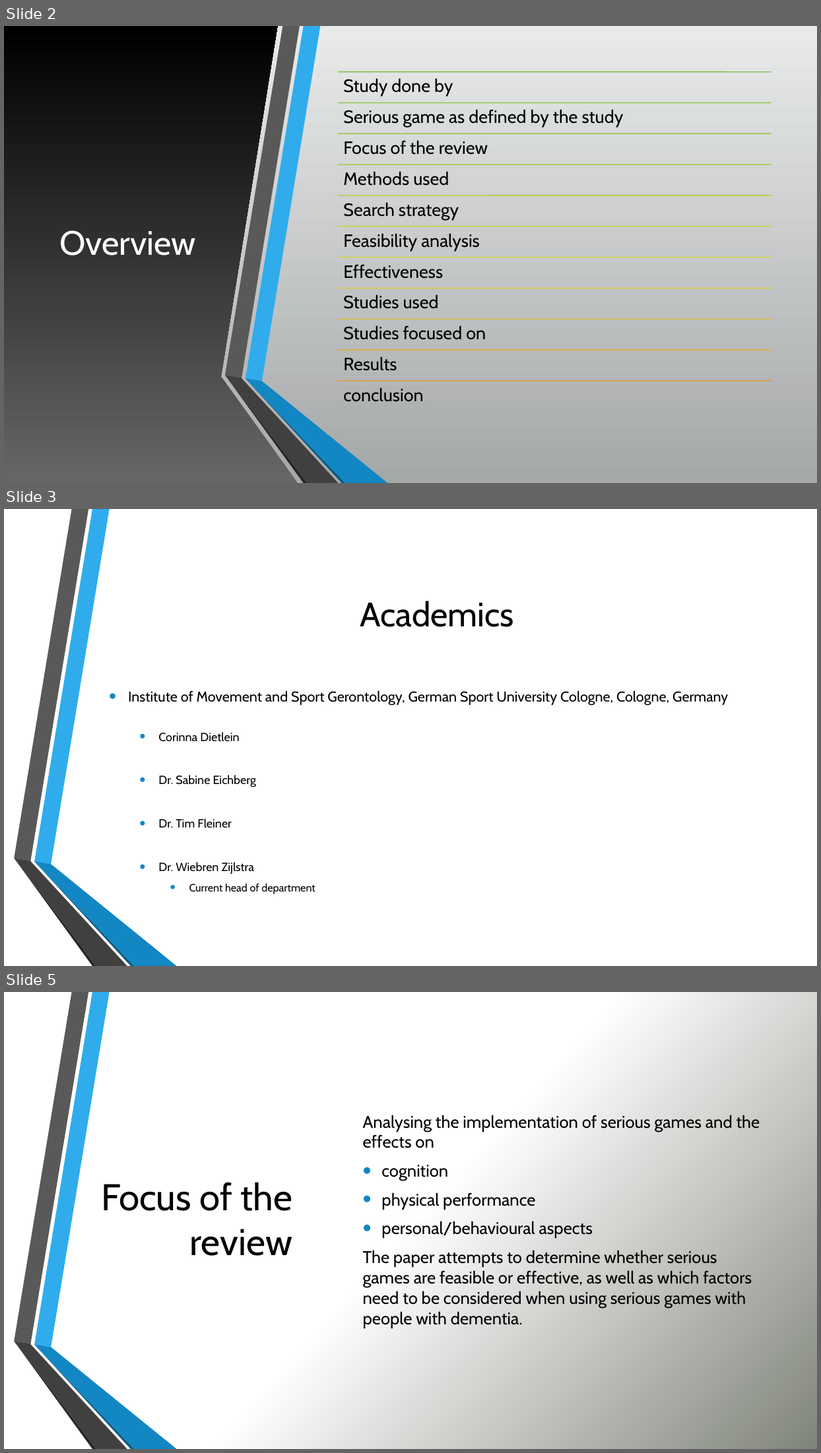
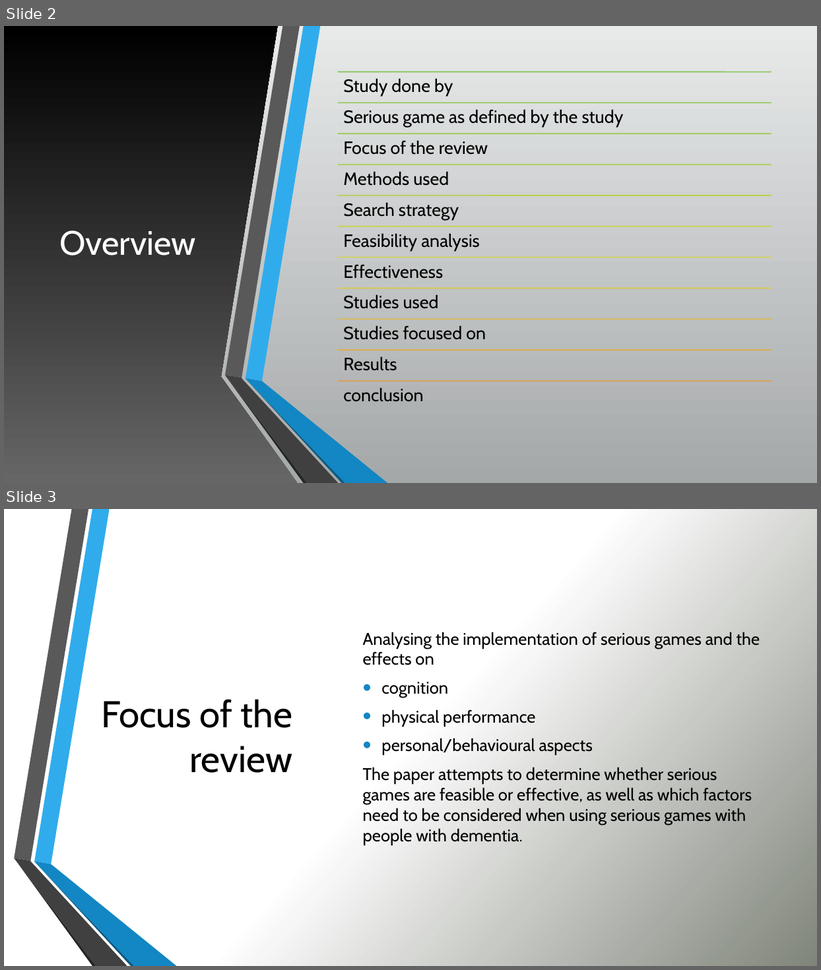
Before and after one commit to LoftieFourie/Honours_Project, a slide deck: MusicTherapy.pptx. Shown one above the other, each under a label of ours: slides 2, 3 and 5 before the commit, slides 2 and 3 after it; the slides between them are not shown. The pictures are 821x1453 and 821x970 pixels, drawn with LibreOffice and Linux fonts; fonts in the diff are those of the drawing; background and template pictures are left out. Boxes give left, top, right and bottom in pixels: in the first picture for what was removed or moved away, otherwise in the second. Text is boxed around its words. In the diff, an @@ line names an element or a change of style, - is before the commit and + after.

```diff
--- a/MusicTherapy.pptx
+++ b/MusicTherapy.pptx
@@ slide 3 removed at box(4, 509, 817, 966), background picture (left out); not listed: 6 template elements that a slide beside it also shows @@
@@ title removed at box(360, 601, 514, 627) @@
-Academics
@@ text removed at box(128, 691, 728, 894) @@
-• Institute of Movement and Sport Gerontology, German Sport University Cologne, Cologne, Germany
-  • Corinna Dietlein
-  • Dr. Sabine Eichberg
-  • Dr. Tim Fleiner
-  • Dr. Wiebren Zijlstra
-    • Current head of department
@@ what was slide 5 is now slide 3 @@
```
Also in this commit, not shown: 2 slides changed, 3 slides added, 3 other slides removed.
